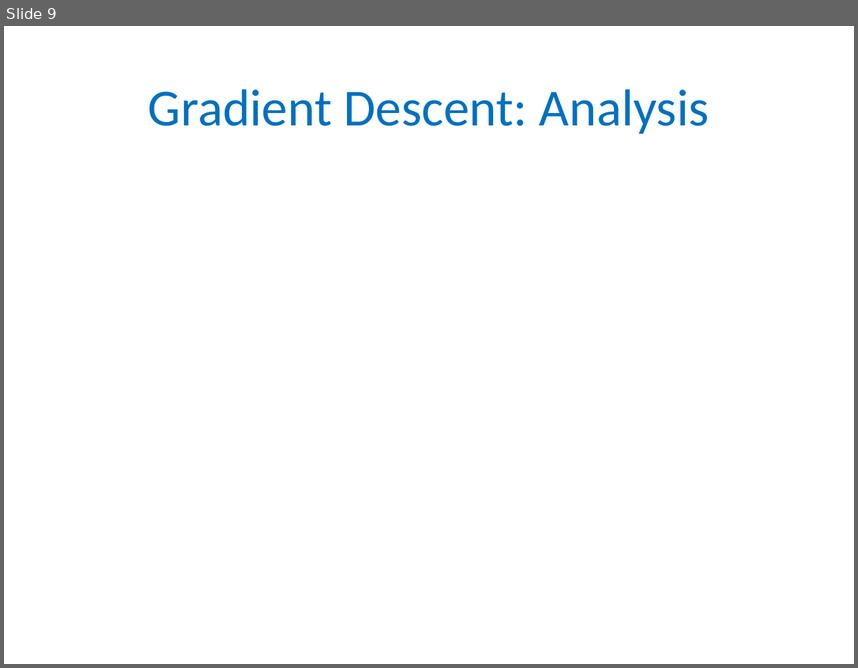
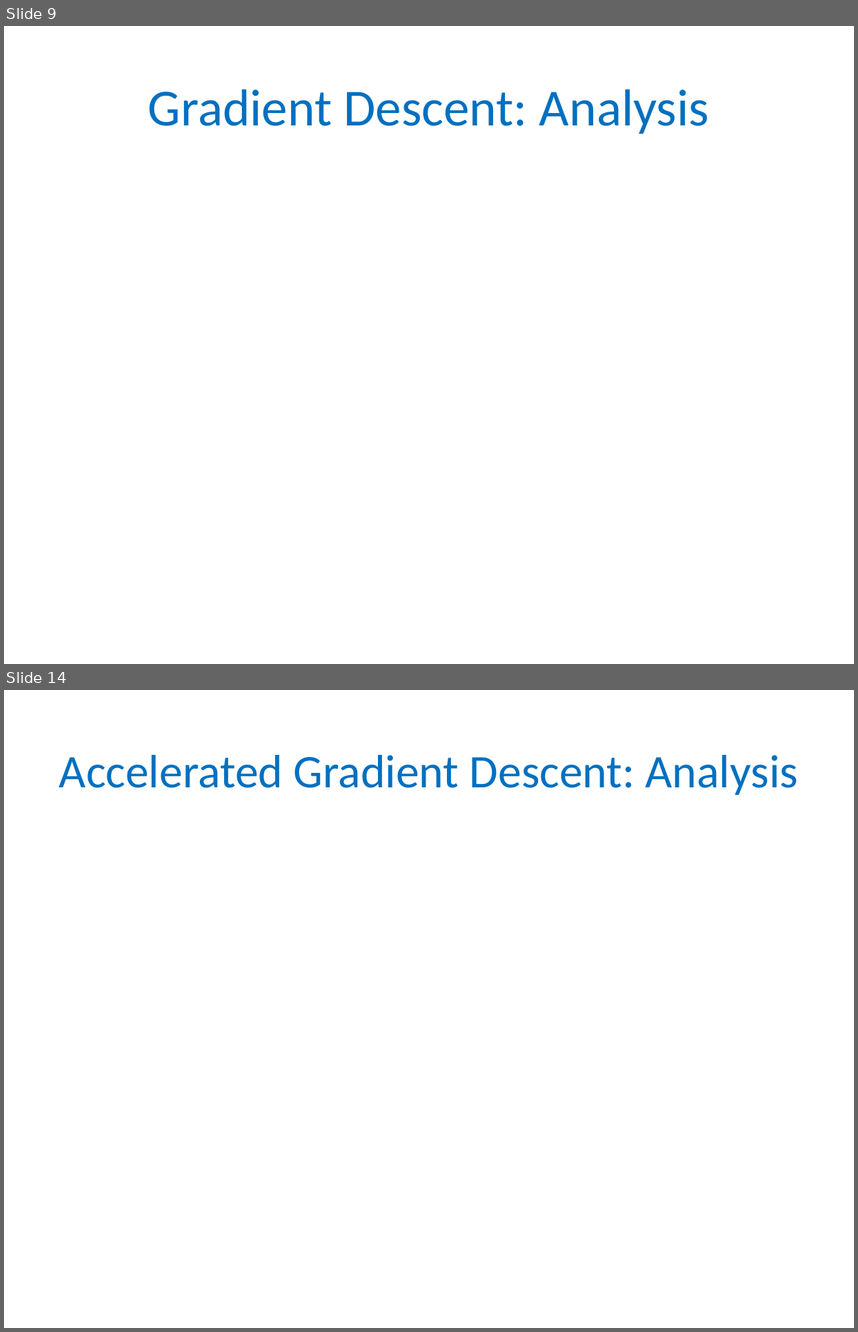
Before and after one commit to gyaroslavtsev/gyaroslavtsev.github.io, a slide deck: big-data/lecture08.pptx. Shown one above the other, each under a label of ours: slide 9 before the commit, slides 9 and 14 after it; the slides between them are not shown. The pictures are 858x668 and 858x1332 pixels, drawn with LibreOffice and Linux fonts; fonts in the diff are those of the drawing; grey boxes stand for pictures. Boxes give left, top, right and bottom in pixels: in the first picture for what was removed or moved away, otherwise in the second. Text is boxed around its words. In the diff, an @@ line names an element or a change of style, - is before the commit and + after.

```diff
--- a/big-data/lecture08.pptx
+++ b/big-data/lecture08.pptx
@@ slide 14 added at (4,690,854,1328), background #FFFFFF @@
@@ title added at (59,755,798,795), 39.6 pt, text #0070C0 @@
+Accelerated Gradient Descent: Analysis
```
Also in this commit, not shown: 5 other slides added, 3 other files.
